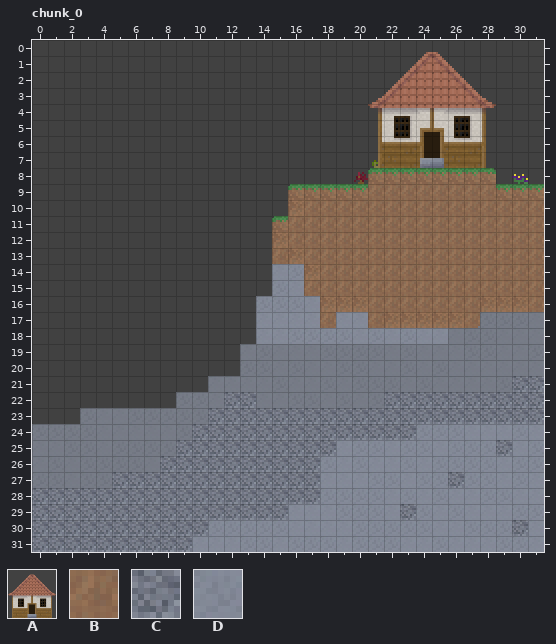
Level history. LDtk project: world/ldtk/societies.ldtk. The first picture shows the starting point.
Cells are 8x8 px. Shown: chunk_0 x 0..31, y 0..31. The commit also changed other parts of the map, which this record leaves out.
Key: from "building_tileset": A 34; from "collisions": B 1 "dirt", C 3 "gravel", D 4 "stone".
_ is an empty cell.
Objects are placed by their top-left corner, in cells (3,4 is the top-left corner of cell 3,4); size is 1x1 cell unless given.
Layers that did not change in this view are not listed.
Layer "collisions" before, first column x 0:
 0 ________________________________
 1 ________________________________
 2 ________________________________
 3 ________________________________
 4 ________________________________
 5 ________________________________
 6 ________________________________
 7 ________________________________
 8 _____________________BBBBBBBB___
 9 ________________BBBBBBBBBBBBBBBB
10 ________________BBBBBBBBBBBBBBBB
11 _______________BBBBBBBBBBBBBBBBB
12 _______________BBBBBBBBBBBBBBBBB
13 _______________BBBBBBBBBBBBBBBBB
14 _______________DDBBBBBBBBBBBBBBB
15 _______________DDBBBBBBBBBBBBBBB
16 ______________DDDDBBBBBBBBBBBBBB
17 ______________DDDDBDDBBBBBBB____
18 ______________DDDDDDDDDDDD______
19 ________________________________
20 ________________________________
21 ______________________________CC
22 ____________CC________CCCCCCCCCC
23 ___________CCCCCCCCCCCCCCCCCCCCC
24 __________CCCCCCCCCCCCCCDDDDDDDD
25 _________CCCCCCCCCCDDDDDDDDDDCDD
26 ________CCCCCCCCCCDDDDDDDDDDDDDD
27 _____CCCCCCCCCCCCCDDDDDDDDCDDDDD
28 CCCCCCCCCCCCCCCCCCDDDDDDDDDDDDDD
29 CCCCCCCCCCCCCCCCDDDDDDDCDDDDDDDD
30 CCCCCCCCCCCDDDDDDDDDDDDDDDDDDDCD
31 CCCCCCCCCCDDDDDDDDDDDDDDDDDDDDDD
Objects on layer "buildings" before:
A "small_house" at 21,0 size 8x8
After:
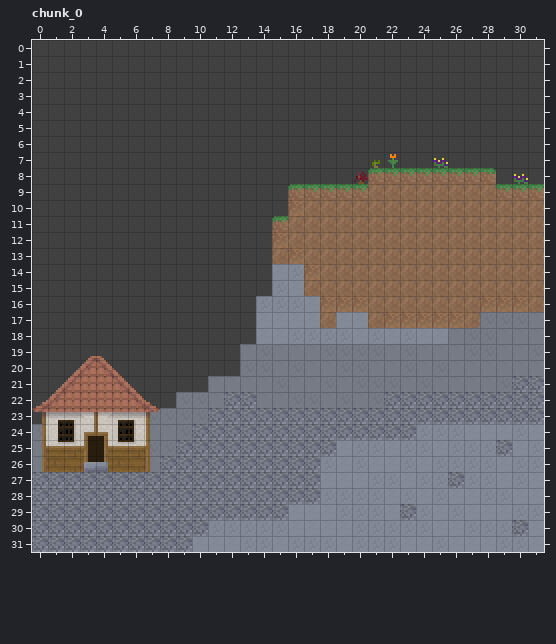
Message: added LDTK interpreted building interiors
Change:
Changed rows in their new state; . is an unchanged cell.
Layer "collisions":
first column x 0:
27 CCCCC
Layer "buildings":
changed: A "small_house" at 21,0 size 8x8 -> A "small_house" at 0,19 size 8x8
